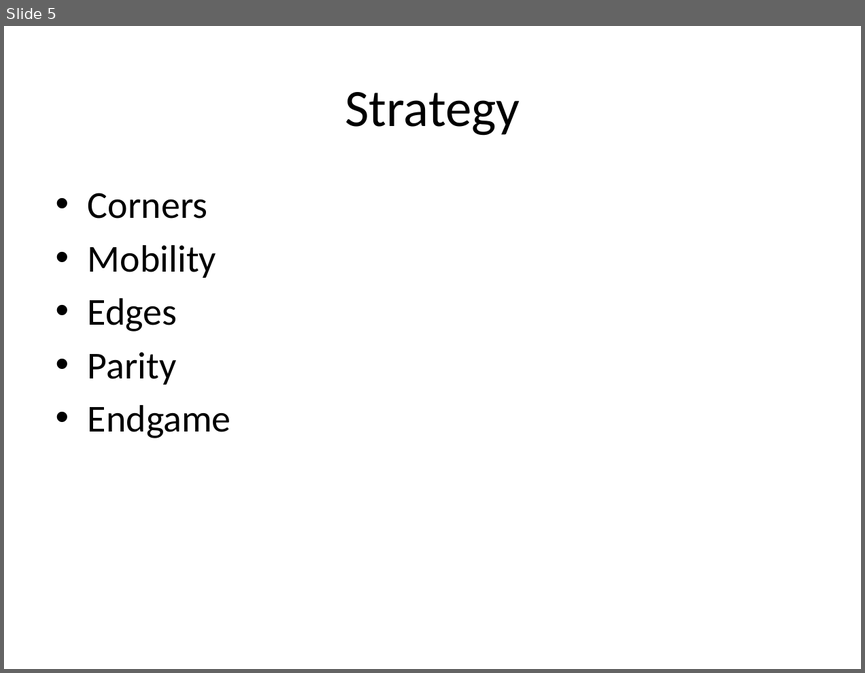
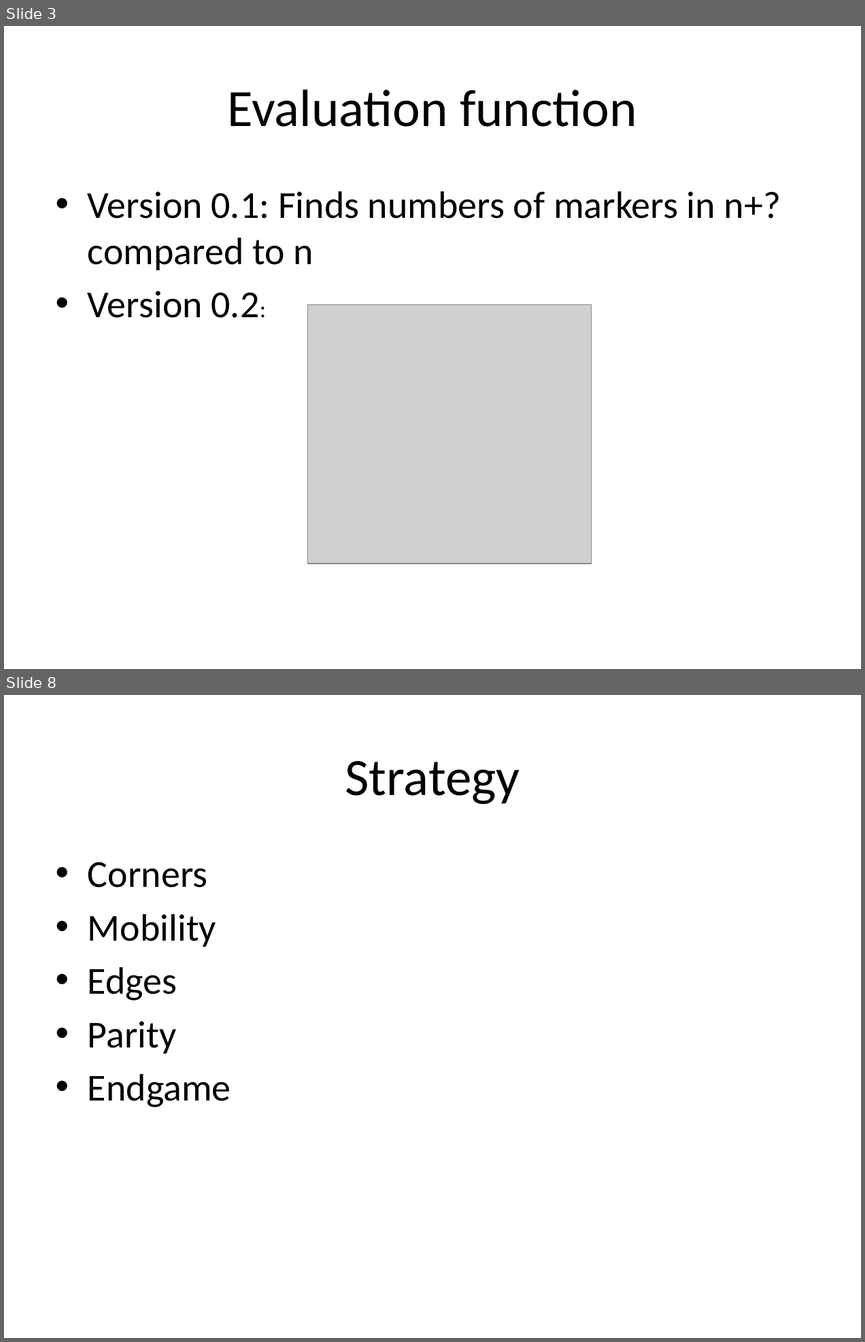
Before and after one commit to baekdahl/hyggekaffe, a slide deck: Reversi slides/reversi.pptx. Shown one above the other, each under a label of ours: slide 5 before the commit, slides 3 and 8 after it; the slides between them are not shown. The pictures are 865x673 and 865x1342 pixels, drawn with LibreOffice and Linux fonts; fonts in the diff are those of the drawing; grey boxes stand for pictures. Boxes give left, top, right and bottom in pixels: in the first picture for what was removed or moved away, otherwise in the second. Text is boxed around its words. In the diff, an @@ line names an element or a change of style, - is before the commit and + after.

```diff
--- a/Reversi slides/reversi.pptx
+++ b/Reversi slides/reversi.pptx
@@ slide 3 added at box(4, 26, 861, 669), background #FFFFFF @@
@@ title added at box(227, 89, 637, 127), 44 pt, text #000000 @@
+Evaluation function
@@ text added at box(88, 191, 781, 318), 32 pt, text #000000 @@
+• Version 0.1: Finds numbers of markers in n+? compared to n
+• Version 0.2:
@@ picture added at box(307, 305, 591, 563) @@
@@ what was slide 5 is now slide 8 @@
```
Also in this commit, not shown: 4 slides changed, 3 other slides added, 1 slide removed.
